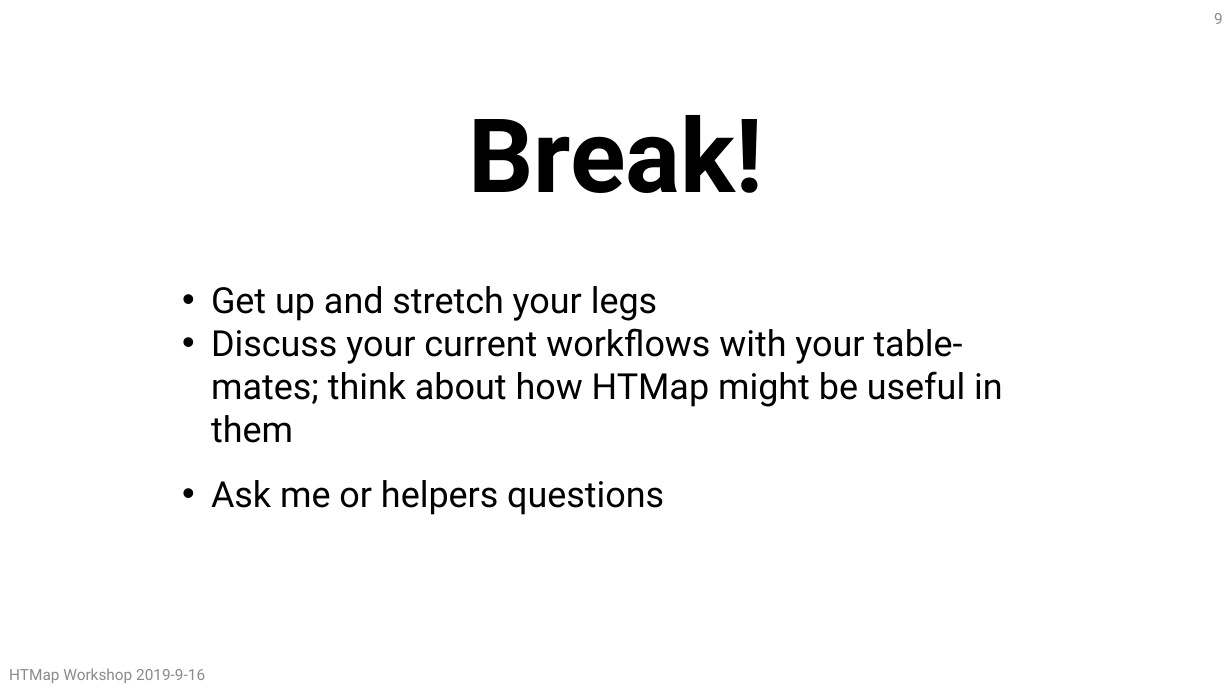
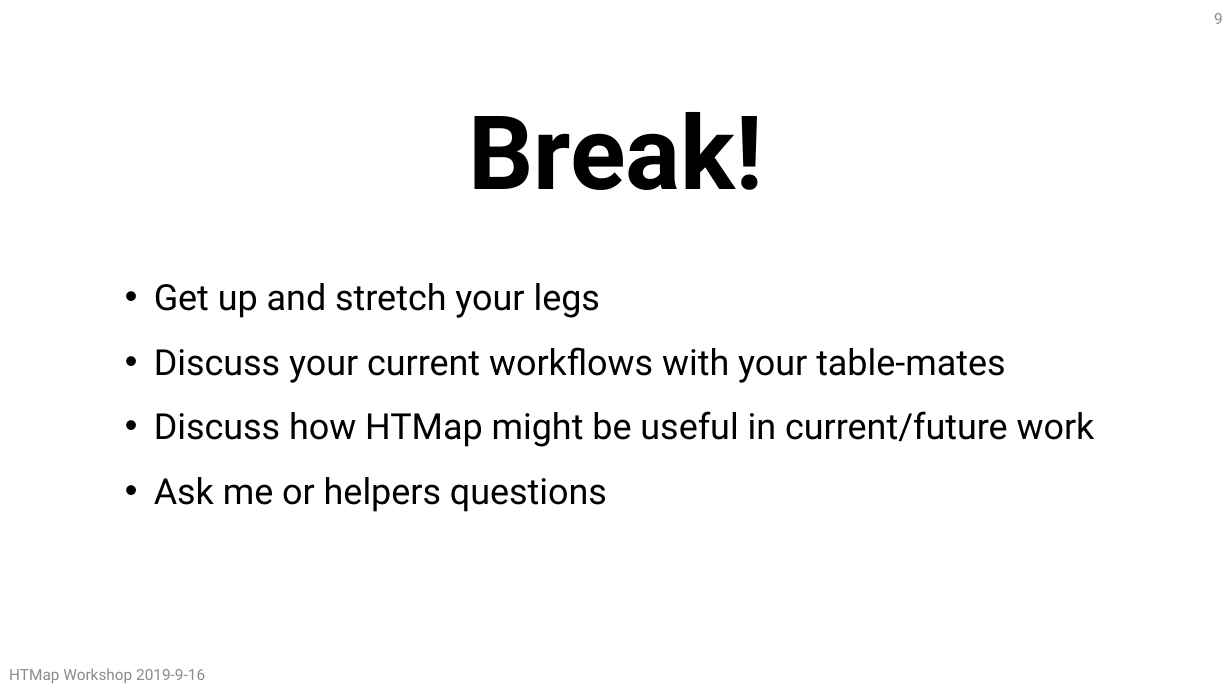
Before and after one commit to CHTC/htmap-workshop-materials, a slide deck: slide 9 of slides/HTMapWorkshop.pptx. Drawn at 1232x693 pixels with LibreOffice and Linux fonts; fonts in the diff are those of the drawing. Boxes give left, top, right and bottom in pixels: in the first picture for what was removed or moved away, otherwise in the second. Text is boxed around its words. In the diff, an @@ line names an element or a change of style, - is before the commit and + after.

```diff
--- a/slides/HTMapWorkshop.pptx
+++ b/slides/HTMapWorkshop.pptx
@@ text "Break!": place and size @@
-text "Break!" at (211, 115, 1003, 515)
+text "Break!" at (154, 112, 1095, 512)
@@ text at (154, 347, 1095, 447): text changed @@
-• Discuss your current workflows with your table-mates; think about how HTMap might be useful in them
+• Discuss your current workflows with your table-mates
+• Discuss how HTMap might be useful in current/future work
```
Also in this commit, not shown: 4 other slides changed.
